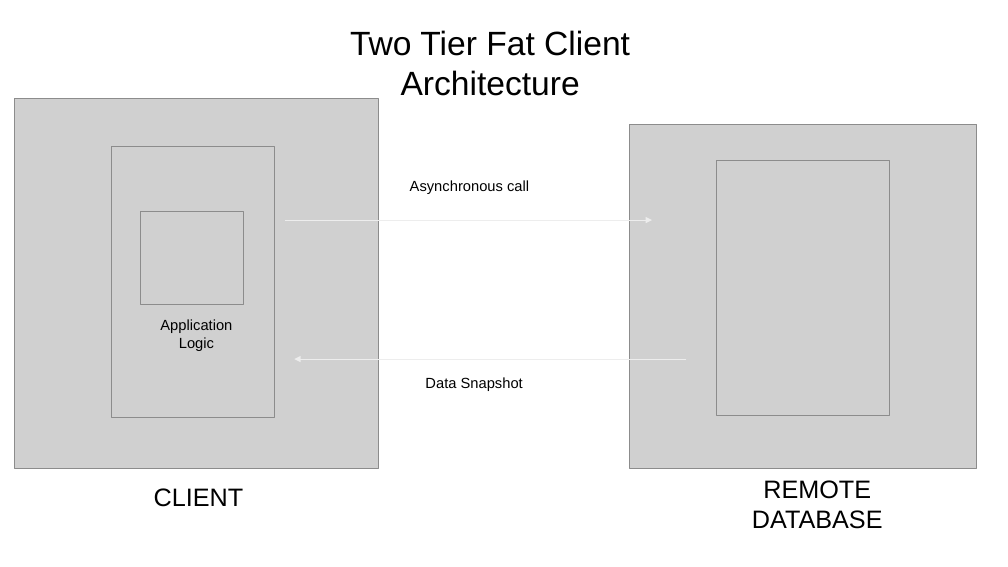
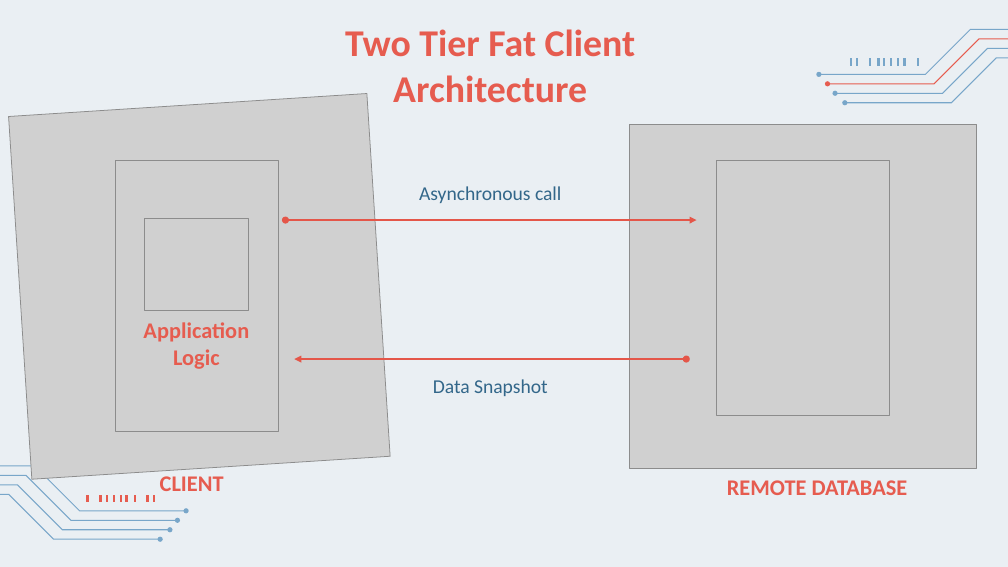
Before and after one commit to Ciuse/Bealthy_app, a slide deck: slide 5 of Presentazione/Presentazione Bealthy.pptx. Drawn at 1008x567 pixels with LibreOffice and Linux fonts; fonts in the diff are those of the drawing; grey boxes stand for pictures. Boxes give left, top, right and bottom in pixels: in the first picture for what was removed or moved away, otherwise in the second. Text is boxed around its words. In the diff, an @@ line names an element or a change of style, - is before the commit and + after.

```diff
--- a/Presentazione/Presentazione Bealthy.pptx
+++ b/Presentazione/Presentazione Bealthy.pptx
@@ background #FFFFFF to #EAEFF3 @@
@@ text "Two Tier Fat Client Architecture" at (345, 29, 636, 103): size 32 to 36 pt, font Arial to Calibri, text colour #000000 to #E65C4F, bold on @@
@@ picture at (8, 93, 390, 479): rotation 0 to 356 degrees @@
@@ group added at (817, 29, 1008, 105): 17 freeform shapes @@
@@ picture: place and size @@
-picture at (112, 147, 275, 417)
+picture at (115, 160, 278, 431)
@@ text "Asynchronous call" at (419, 186, 561, 203): size 14 to 18.7 pt, font Arial to Calibri, text colour #000000 to #33678A; alignment left to centre @@
@@ text "Asynchronous call": place and size @@
-text "Asynchronous call" at (410, 180, 529, 194)
+text "Asynchronous call" at (419, 186, 561, 203)
@@ picture: place and size @@
-picture at (140, 212, 243, 304)
+picture at (145, 219, 249, 311)
@@ arrow moved from (286, 220) - (652, 220) to (286, 220) - (696, 220) @@
@@ arrow (286, 220) - (696, 220): arrow to double arrow; stroke #EEEEEE 0.75 pt to #E5574A 2.25 pt @@
@@ text "Application Logic" at (143, 322, 249, 369): size 14 to 21.3 pt, font Arial to Calibri, text colour #000000 to #E65C4F, bold on @@
@@ arrow (687, 359) - (294, 359): arrow to double arrow; stroke #EEEEEE 0.75 pt to #E5574A 2.25 pt @@
@@ text "Data Snapshot" at (433, 379, 548, 396): size 14 to 18.7 pt, font Arial to Calibri, text colour #000000 to #33678A; alignment left to centre @@
@@ text "CLIENT": place and size @@
-text "CLIENT" at (154, 488, 244, 507)
+text "CLIENT" at (160, 476, 224, 491)
@@ text "CLIENT" at (160, 476, 224, 491): size 24 to 21.3 pt, font Arial to Calibri, text colour #000000 to #E65C4F, bold on @@
@@ text "REMOTE DATABASE" at (727, 480, 908, 495): size 24 to 21.3 pt, font Arial to Calibri, text colour #000000 to #E65C4F, bold on @@
@@ group added at (0, 466, 189, 542): 17 freeform shapes @@
```
Also in this commit, not shown: 2 other slides changed, 25 other files.
